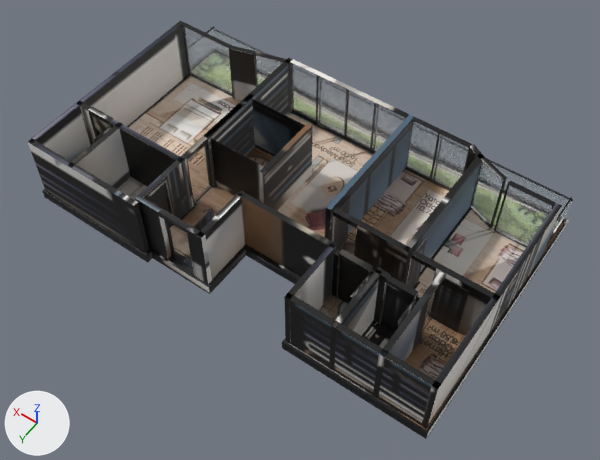
One commit to the glTF model _bake/glb/koru-29/model.glb: the scene before it, then after it.
Both versions are drawn from a 50 mm camera at (-9.86, 13.9, 20.49) aimed at (-0.59, 0.92, 0.1). The axes (+X, +Y, +Z) are drawn at lower left. The lights are the same throughout. The picture after the commit comes second. Where no turn or scale is listed for an object, it has been applied to the vertices. Vertices at exactly the same position are counted once.

Script lines for the objects in view, before the commit:
```python
mat_baked = bpy.data.materials.new('baked')
mat_baked.use_nodes = True; mat_baked.node_tree.nodes.clear()
_N = mat_baked.node_tree.nodes; _L = mat_baked.node_tree.links
n0 = _N.new('ShaderNodeBsdfPrincipled'); n0.name = 'Principled BSDF'
n1 = _N.new('ShaderNodeOutputMaterial'); n1.name = 'Material Output'
n2 = _N.new('ShaderNodeTexImage'); n2.name = 'Image Texture'
n2.image = img_model_glb
n3 = _N.new('ShaderNodeMapping'); n3.name = 'Mapping'
n3.inputs[1].default_value = (0.00119, -14.86, 0.0)  # 'Location'
n3.inputs[3].default_value = (15.97, 15.85, 1.0)  # 'Scale'
n4 = _N.new('ShaderNodeUVMap'); n4.name = 'UV Map'
n4.uv_map = 'UVMap'
_L.new(n0.outputs[0], n1.inputs[0])  # 'BSDF' to 'Surface'
_L.new(n2.outputs[0], n0.inputs[0])  # 'Color' to 'Base Color'
_L.new(n3.outputs[0], n2.inputs[0])  # 'Vector' to 'Vector'
_L.new(n4.outputs[0], n3.inputs[0])  # 'UV' to 'Vector'
me_mesh_0 = bpy.data.meshes.new('Mesh_0')
me_mesh_0.from_pydata(...)  # 3773 vertices, 6942 faces; spans x 0.0..14.41, y -8.84..0.0, z 0.0..2.62
me_mesh_0.materials.append(mat_baked)
me_mesh_4 = bpy.data.meshes.new('Mesh_4')
me_mesh_4.from_pydata(...)  # a box spanning x 0.27..1.7, y -7.1..-7.08, z 0.36..2.61
me_mesh_4.materials.append(mat_glass_rt)  # white #edf3f9
me_mesh_6 = bpy.data.meshes.new('Mesh_6')
me_mesh_6.from_pydata(...)  # a box spanning x 3.31..5.34, y -7.75..-7.73, z 0.36..2.61
me_mesh_6.materials.append(mat_glass_rt)  # white #edf3f9
ob_mesh_0 = bpy.data.objects.new('Mesh_0', me_mesh_0)
ob_mesh_0.location = (-7.21, 4.42, -0.36)
ob_mesh_4 = bpy.data.objects.new('Mesh_4', me_mesh_4)
ob_mesh_4.location = (-7.21, 4.42, -0.36)
ob_mesh_6 = bpy.data.objects.new('Mesh_6', me_mesh_6)
ob_mesh_6.location = (-7.21, 4.42, -0.36)
# also in view: 'Mesh_7' at (0.55, -3.32, 1.12); 'Mesh_3' at (0.0, -4.26, 0.5); 'Mesh_9' at (5.91, -2.69, 1.12); 'Mesh_5' at (-4.88, -2.89, 1.12)
```
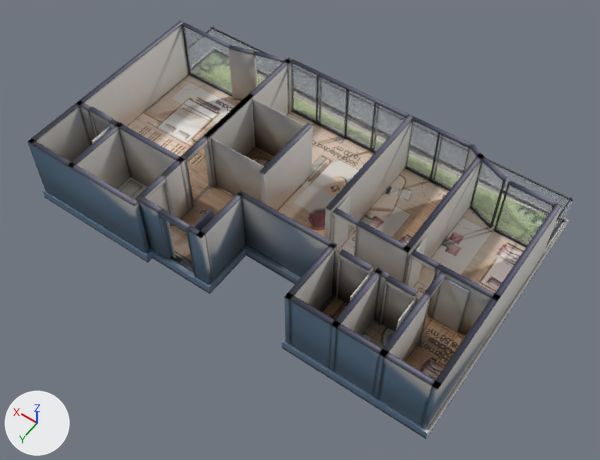
The change, as a list of edits to the scene's bpy script:
```text
Change mat_baked:
    where n3 = _N.new('ShaderNodeMapping'); n3.name = 'Mapping'
    n3.inputs[1].default_value: (0.00119, -14.86, 0.0) -> (0.00119, -14.8, 0.0)  # 'Location'
    n3.inputs[3].default_value: (15.97, 15.85, 1.0) -> (15.97, 15.79, 1.0)  # 'Scale'
Change me_mesh_0:
    used by ob_mesh_0; location = (-7.21, 4.42, -0.36)
    remove me_mesh_0.from_pydata(...)  # 3773 vertices, 6942 faces; spans x 0.0..14.41, y -8.84..0.0, z 0.0..2.62
    add me_mesh_0.from_pydata(...)  # 2698 vertices, 4792 faces; spans x 0.0..14.41, y -8.84..0.0, z 0.0..2.62
    me_mesh_0 part 1: 1 vertex moved within x 5.59, y -7.9, z 0.05; 1075 vertices removed from x 0.0..14.41, y -8.03..0.0, z 0.0..0.36
    me_mesh_0 part 2: 2082 kept faces spanning x 0.0..14.41, y -8.84..0.0, z 0.0..2.62 get new texture (UV) coordinates
```

Location of each change, (x1, y1, x2, y2) in pixels of the pictures (600 x 460 px):
'Mesh_0', surface changed
    both: (27, 21, 573, 439)
part 1 of me_mesh_0, reshaped (mostly hidden)
    before: (44, 120, 547, 439)
part 2 of me_mesh_0, surface changed (black to grey)
    both: (27, 21, 572, 437)
